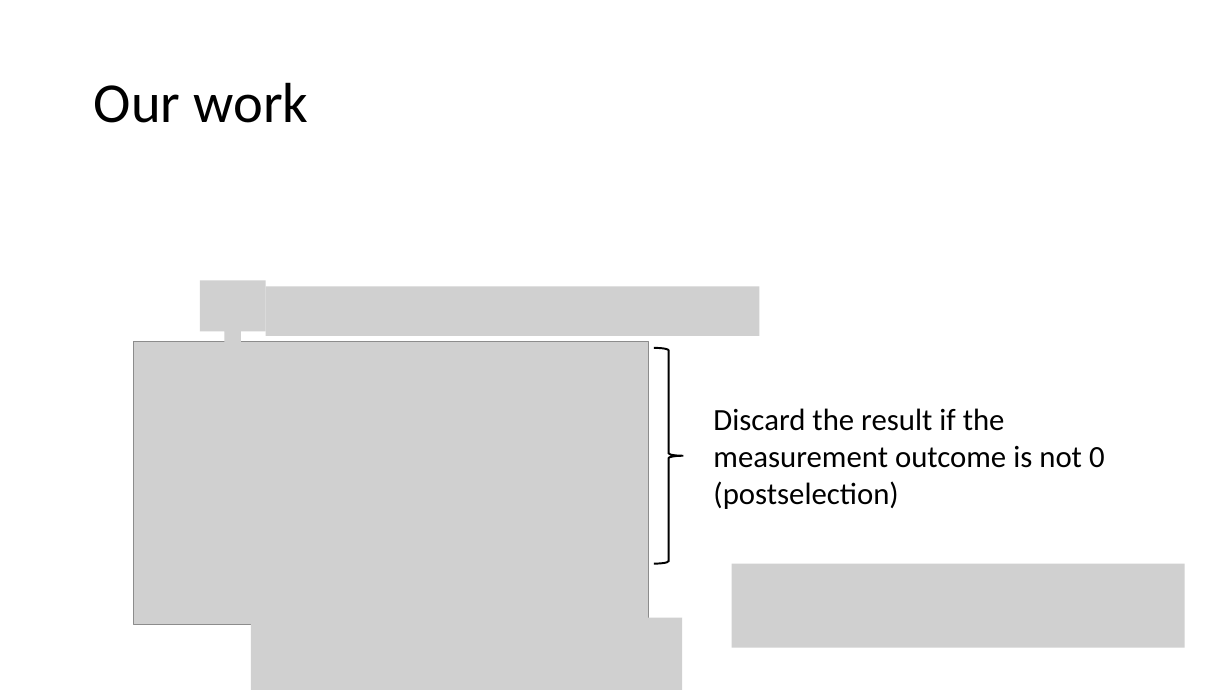
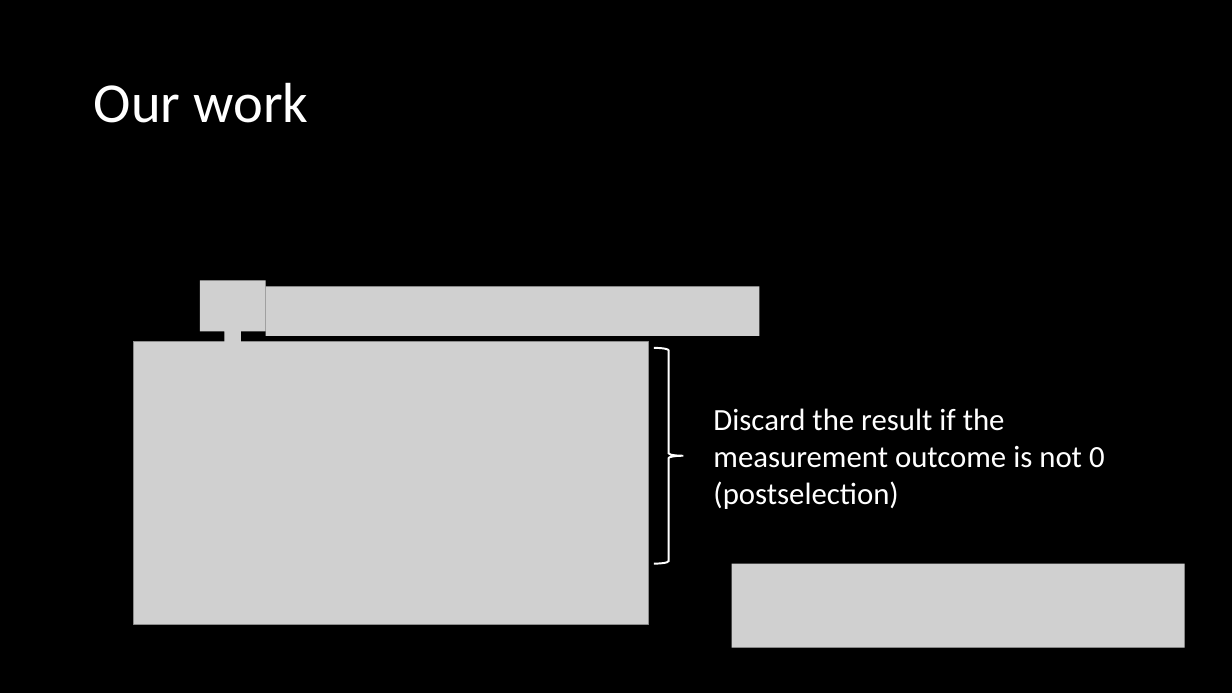
Before and after one commit to hoshitaro/32-Improved-Hamiltonian-Simulation, a slide deck: slide 3 of hackhackhack.pptx. Drawn at 1232x693 pixels with LibreOffice and Linux fonts; fonts in the diff are those of the drawing; grey boxes stand for pictures. Boxes give left, top, right and bottom in pixels: in the first picture for what was removed or moved away, otherwise in the second. Text is boxed around its words. In the diff, an @@ line names an element or a change of style, - is before the commit and + after.

```diff
--- a/hackhackhack.pptx
+++ b/hackhackhack.pptx
@@ background #FFFFFF to #000000 @@
@@ title "Our work" at (x1=94, y1=82, x2=308, y2=123): text colour #000000 to #FFFFFF @@
@@ left brace at (x1=654, y1=348, x2=684, y2=564): outline #000000 1.5 pt to #FFFFFF 1.5 pt @@
@@ text "Discard the result if the ..." at (x1=713, y1=408, x2=1105, y2=509): text colour #000000 to #FFFFFF @@
@@ picture removed at (x1=250, y1=617, x2=682, y2=689) @@
```
Also in this commit, not shown: 13 other slides changed, 1 slide added.
